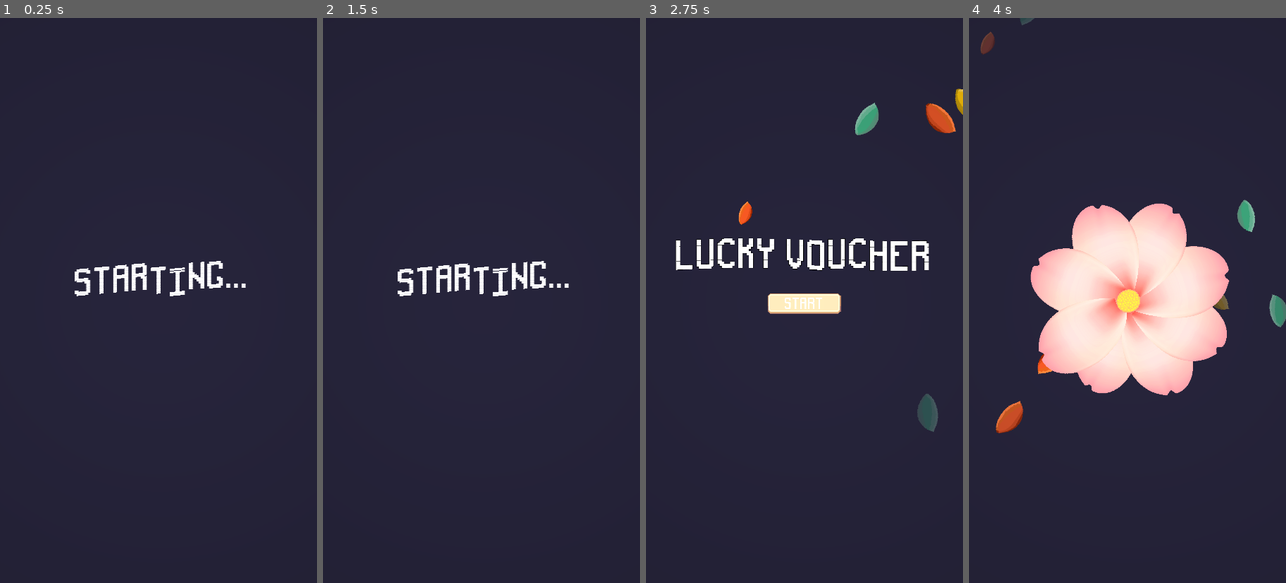
Above: before the commit, frames 1-4 (left to right).
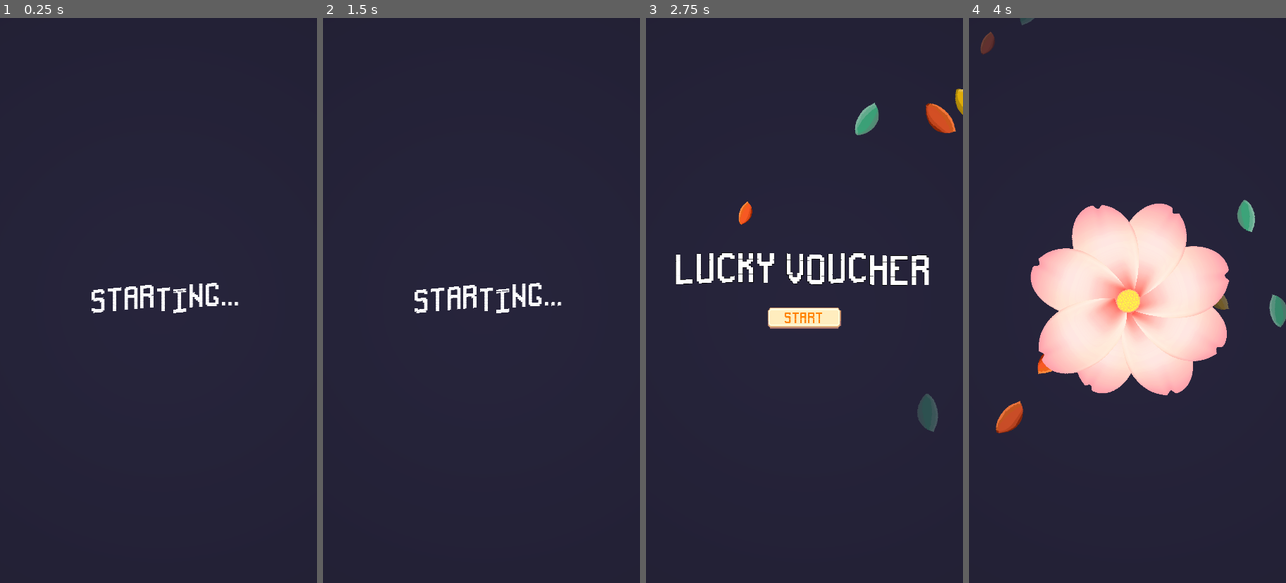
Above: after the commit, the same moments.

Repository: yv0503/DoesSheLovesMe
Game: Godot game, scene res://scenes/tcsn/menus/loading.tscn
The game is run twice, just before and just after one commit, with the same random seed, the same clock (stepped at 60 frames per second) and the same inputs. Before the commit the project starts from res://scenes/tcsn/loading.tscn.
Inputs (mouse positions are in pixels of both pictures, inside the frame that each line leads up to):
- Up to frame 1 (0.25 s): no input
- Up to frame 2 (1.5 s): no input
- Up to frame 3 (2.75 s): no input
- Up to frame 4 (4 s): click "Start" at 2.75 s; click (1111, 351) at 3.5 s

The runs differ from the first frame. In frame 1, 1.7% of the frame differs, in the area x 23-78%, y 43-53%; in frame 2, 1.7%; in frame 3, 4.1%, in the area x 9-90%, y 38-55%; in frame 4, nothing differs.

Commit message:
Fixed Pathing

Diff:
--- a/project.godot
+++ b/project.godot
@@ -11,7 +11,7 @@
 [application]
 
 config/name="lovemenot"
-run/main_scene="res://scenes/tcsn/loading.tscn"
+run/main_scene="res://scenes/tcsn/menus/loading.tscn"
 config/features=PackedStringArray("4.3", "Mobile")
 boot_splash/bg_color=Color(0, 0, 0, 1)
 boot_splash/image="res://sprites/backgrounds/bootsplash.png"
@@ -21,7 +21,7 @@
 
 [autoload]
 
-Transition="*res://scenes/tcsn/transition.tscn"
+Transition="*res://scenes/tcsn/graphics/transition.tscn"
 Global="*res://scenes/scripts/loser_winner.gd"
 
 [display]
--- a/scenes/scripts/loading.gd
+++ b/scenes/scripts/loading.gd
@@ -1,4 +1,4 @@
 extends Node2D
 
 func _on_timer_timeout() -> void:
-	get_tree().change_scene_to_file("res://scenes/tcsn/menu.tscn")
+	get_tree().change_scene_to_file("res://scenes/tcsn/menus/menu.tscn")
--- a/scenes/scripts/petal_1.gd
+++ b/scenes/scripts/petal_1.gd
@@ -16,9 +16,9 @@
 		Global.win_lose = false
 		Global.num +=1
 	if Global.win_lose == true && Global.num == 8:
-		get_tree().change_scene_to_file("res://scenes/tcsn/winner.tscn")
+		get_tree().change_scene_to_file("res://scenes/tcsn/menus/winner.tscn")
 	if Global.win_lose == false && Global.num == 8:
-		get_tree().change_scene_to_file("res://scenes/tcsn/loser.tscn")
+		get_tree().change_scene_to_file("res://scenes/tcsn/menus/loser.tscn")
 
 func petal_anim():
 	petal.play("petal_pull")
--- a/scenes/scripts/start.gd
+++ b/scenes/scripts/start.gd
@@ -9,13 +9,13 @@
 	await Transition.on_transition_finished
 	for x in range(0, 50):
 		if (rndInt == x):
-			get_tree().change_scene_to_file("res://scenes/tcsn/voucher.tscn")
+			get_tree().change_scene_to_file("res://scenes/tcsn/vouchers/voucher.tscn")
 	for x in range(51,100):
 		if(rndInt == x):
-			get_tree().change_scene_to_file("res://scenes/tcsn/voucher_2.tscn")
+			get_tree().change_scene_to_file("res://scenes/tcsn/vouchers/voucher_2.tscn")
 	for x in range(101,150):
 		if(rndInt == x):
-			get_tree().change_scene_to_file("res://scenes/tcsn/voucher_3.tscn")
+			get_tree().change_scene_to_file("res://scenes/tcsn/vouchers/voucher_3.tscn")
 
 func _on_pressed() -> void:
 	on_start_play()
--- a/scenes/tcsn/background.tscn
+++ b/scenes/tcsn/graphics/background.tscn
@@ -1,9 +1,9 @@
 [gd_scene load_steps=11 format=3 uid="uid://b41i36u7wnmb8"]
 
 [ext_resource type="Texture2D" uid="uid://djiy52biympwj" path="res://sprites/backgrounds/bootsplash.png" id="1_bxsof"]
-[ext_resource type="Texture2D" uid="uid://bnbwfl1u24461" path="res://sprites/leaf_particles_1.png" id="2_0woxe"]
-[ext_resource type="Texture2D" uid="uid://cequ12y1o751y" path="res://sprites/leaf_particles_2.png" id="3_nw1xf"]
-[ext_resource type="Texture2D" uid="uid://drfihf585j4lk" path="res://sprites/leaf_particles_3.png" id="4_cef8d"]
+[ext_resource type="Texture2D" uid="uid://bnbwfl1u24461" path="res://sprites/particles/leaf_particles_1.png" id="2_0woxe"]
+[ext_resource type="Texture2D" uid="uid://cequ12y1o751y" path="res://sprites/particles/leaf_particles_2.png" id="3_nw1xf"]
+[ext_resource type="Texture2D" uid="uid://drfihf585j4lk" path="res://sprites/particles/leaf_particles_3.png" id="4_cef8d"]
 
 [sub_resource type="CanvasItemMaterial" id="CanvasItemMaterial_a1so4"]
 particles_animation = true
--- a/scenes/tcsn/loading.tscn
+++ /dev/null
@@ -1,49 +0,0 @@
-[gd_scene load_steps=7 format=3 uid="uid://526l6b3w5kkd"]
-
-[ext_resource type="Texture2D" uid="uid://djiy52biympwj" path="res://sprites/backgrounds/bootsplash.png" id="1_eovc8"]
-[ext_resource type="Script" path="res://scenes/scripts/loading.gd" id="1_tbewt"]
-[ext_resource type="PackedScene" uid="uid://db70m0rumfcl5" path="res://scenes/tcsn/lighting.tscn" id="2_6b1q3"]
-[ext_resource type="Shader" path="res://scenes/shaders/wavetext.gdshader" id="2_584gd"]
-[ext_resource type="FontFile" uid="uid://2gm83ci1c064" path="res://sprites/fonts/pixelFont-7-8x14-sproutLands.ttf" id="3_j7mkx"]
-
-[sub_resource type="ShaderMaterial" id="ShaderMaterial_0in1m"]
-shader = ExtResource("2_584gd")
-shader_parameter/height = 10.0
-shader_parameter/frequency = 5.0
-shader_parameter/speed = 5.0
-
-[node name="Loading" type="Node2D"]
-script = ExtResource("1_tbewt")
-
-[node name="lighting" parent="." instance=ExtResource("2_6b1q3")]
-
-[node name="Timer" type="Timer" parent="."]
-wait_time = 2.0
-one_shot = true
-autostart = true
-
-[node name="Sprite2D" type="Sprite2D" parent="."]
-position = Vector2(567, 892)
-scale = Vector2(2.3272, 2.3272)
-texture = ExtResource("1_eovc8")
-
-[node name="Label" type="Label" parent="Sprite2D"]
-material = SubResource("ShaderMaterial_0in1m")
-anchors_preset = 8
-anchor_left = 0.5
-anchor_top = 0.5
-anchor_right = 0.5
-anchor_bottom = 0.5
-offset_left = -1010.52
-offset_top = -1189.03
-offset_right = -79.5229
-offset_bottom = -725.031
-grow_horizontal = 2
-grow_vertical = 2
-theme_override_fonts/font = ExtResource("3_j7mkx")
-theme_override_font_sizes/font_size = 50
-text = "Starting..."
-horizontal_alignment = 1
-vertical_alignment = 1
-
-[connection signal="timeout" from="Timer" to="." method="_on_timer_timeout"]
--- /dev/null
+++ b/scenes/tcsn/menus/loading.tscn
@@ -0,0 +1,51 @@
+[gd_scene load_steps=7 format=3 uid="uid://526l6b3w5kkd"]
+
+[ext_resource type="Script" path="res://scenes/scripts/loading.gd" id="1_sme4n"]
+[ext_resource type="PackedScene" uid="uid://db70m0rumfcl5" path="res://scenes/tcsn/graphics/lighting.tscn" id="2_v7eyi"]
+[ext_resource type="Texture2D" uid="uid://djiy52biympwj" path="res://sprites/backgrounds/bootsplash.png" id="3_gk3k3"]
+[ext_resource type="Shader" path="res://scenes/shaders/wavetext.gdshader" id="4_xucow"]
+[ext_resource type="FontFile" uid="uid://2gm83ci1c064" path="res://sprites/fonts/pixelFont-7-8x14-sproutLands.ttf" id="5_amfya"]
+
+[sub_resource type="ShaderMaterial" id="ShaderMaterial_0in1m"]
+shader = ExtResource("4_xucow")
+shader_parameter/height = 10.0
+shader_parameter/frequency = 5.0
+shader_parameter/speed = 5.0
+
+[node name="Loading" type="Node2D"]
+script = ExtResource("1_sme4n")
+
+[node name="lighting" parent="." instance=ExtResource("2_v7eyi")]
+
+[node name="Timer" type="Timer" parent="."]
+wait_time = 2.0
+one_shot = true
+autostart = true
+
+[node name="Sprite2D" type="Sprite2D" parent="."]
+position = Vector2(567, 892)
+scale = Vector2(2.3272, 2.3272)
+texture = ExtResource("3_gk3k3")
+
+[node name="Label" type="Label" parent="."]
+material = SubResource("ShaderMaterial_0in1m")
+anchors_preset = 8
+anchor_left = 0.5
+anchor_top = 0.5
+anchor_right = 0.5
+anchor_bottom = 0.5
+offset_left = 440.0
+offset_top = 940.0
+offset_right = 696.0
+offset_bottom = 982.0
+grow_horizontal = 2
+grow_vertical = 2
+scale = Vector2(2, 2)
+pivot_offset = Vector2(128, 21)
+theme_override_fonts/font = ExtResource("5_amfya")
+theme_override_font_sizes/font_size = 50
+text = "Starting..."
+horizontal_alignment = 1
+vertical_alignment = 1
+
+[connection signal="timeout" from="Timer" to="." method="_on_timer_timeout"]
--- a/scenes/tcsn/loser.tscn
+++ b/scenes/tcsn/menus/loser.tscn
@@ -1,15 +1,15 @@
 [gd_scene load_steps=21 format=3 uid="uid://cuebf00aglwjx"]
 
-[ext_resource type="PackedScene" uid="uid://db70m0rumfcl5" path="res://scenes/tcsn/lighting.tscn" id="1_1v2jx"]
-[ext_resource type="PackedScene" uid="uid://b41i36u7wnmb8" path="res://scenes/tcsn/background.tscn" id="1_2i3sw"]
-[ext_resource type="FontFile" uid="uid://2gm83ci1c064" path="res://sprites/fonts/pixelFont-7-8x14-sproutLands.ttf" id="1_pbirm"]
-[ext_resource type="Script" path="res://scenes/tcsn/popup.gd" id="1_pk2ws"]
-[ext_resource type="Shader" path="res://scenes/shaders/wavetext.gdshader" id="2_e8cib"]
-[ext_resource type="Texture2D" uid="uid://bcb1308m705nx" path="res://sprites/UI/UI Big Play Button.png" id="2_hvj5e"]
-[ext_resource type="LabelSettings" uid="uid://dd1o01iuf0xj5" path="res://scenes/font_settings/label_2.tres" id="3_e5yhn"]
-[ext_resource type="Script" path="res://scenes/scripts/start.gd" id="3_x6fib"]
-[ext_resource type="LabelSettings" uid="uid://cmrqtgl8q0d6m" path="res://scenes/font_settings/label_1.tres" id="4_qlkqa"]
-[ext_resource type="Script" path="res://scenes/scripts/jokes.gd" id="5_xpme0"]
+[ext_resource type="PackedScene" uid="uid://b41i36u7wnmb8" path="res://scenes/tcsn/graphics/background.tscn" id="1_0xils"]
+[ext_resource type="PackedScene" uid="uid://db70m0rumfcl5" path="res://scenes/tcsn/graphics/lighting.tscn" id="2_8mxr3"]
+[ext_resource type="Script" path="res://scenes/scripts/popup.gd" id="3_csri6"]
+[ext_resource type="Shader" path="res://scenes/shaders/wavetext.gdshader" id="4_cngcm"]
+[ext_resource type="LabelSettings" uid="uid://dd1o01iuf0xj5" path="res://scenes/font_settings/label_2.tres" id="5_m25in"]
+[ext_resource type="LabelSettings" uid="uid://cmrqtgl8q0d6m" path="res://scenes/font_settings/label_1.tres" id="6_4ejjg"]
+[ext_resource type="Script" path="res://scenes/scripts/jokes.gd" id="7_ka0fp"]
+[ext_resource type="FontFile" uid="uid://2gm83ci1c064" path="res://sprites/fonts/pixelFont-7-8x14-sproutLands.ttf" id="8_7nsmc"]
+[ext_resource type="Texture2D" uid="uid://bcb1308m705nx" path="res://sprites/UI/UI Big Play Button.png" id="9_ydmxj"]
+[ext_resource type="Script" path="res://scenes/scripts/start.gd" id="10_aktd1"]
 
 [sub_resource type="Animation" id="Animation_oikoa"]
 length = 0.001
@@ -35,7 +35,7 @@
 tracks/0/interp = 1
 tracks/0/loop_wrap = true
 tracks/0/keys = {
-"times": PackedFloat32Array(0, 0.366667, 0.533333),
+"times": PackedFloat32Array(0, 0.333333, 0.533333),
 "transitions": PackedFloat32Array(1, 1, 1),
 "update": 0,
 "values": [Vector2(0, 0), Vector2(1.5, 1.5), Vector2(1, 1)]
@@ -62,34 +62,34 @@
 [sub_resource type="StyleBoxEmpty" id="StyleBoxEmpty_pqnce"]
 
 [sub_resource type="StyleBoxTexture" id="StyleBoxTexture_58ykg"]
-texture = ExtResource("2_hvj5e")
+texture = ExtResource("9_ydmxj")
 region_rect = Rect2(3, 2, 90, 27)
 
 [sub_resource type="StyleBoxTexture" id="StyleBoxTexture_mapqg"]
-texture = ExtResource("2_hvj5e")
+texture = ExtResource("9_ydmxj")
 region_rect = Rect2(3, 2, 90, 27)
 
 [sub_resource type="StyleBoxTexture" id="StyleBoxTexture_fxv5p"]
-texture = ExtResource("2_hvj5e")
+texture = ExtResource("9_ydmxj")
 region_rect = Rect2(99, 4, 90, 25)
 
 [sub_resource type="StyleBoxTexture" id="StyleBoxTexture_ajfvx"]
-texture = ExtResource("2_hvj5e")
+texture = ExtResource("9_ydmxj")
 region_rect = Rect2(3, 2, 90, 27)
 
 [node name="loser" type="Node2D"]
 
-[node name="background" parent="." instance=ExtResource("1_2i3sw")]
+[node name="background" parent="." instance=ExtResource("1_0xils")]
 position = Vector2(-32, -16)
 
-[node name="lighting" parent="." instance=ExtResource("1_1v2jx")]
+[node name="lighting" parent="." instance=ExtResource("2_8mxr3")]
 
 [node name="loser_menu" type="Control" parent="."]
 layout_mode = 3
 anchors_preset = 0
 scale = Vector2(0.1, 0.1)
 pivot_offset = Vector2(540, 960)
-script = ExtResource("1_pk2ws")
+script = ExtResource("3_csri6")
 
 [node name="AnimationPlayer" type="AnimationPlayer" parent="loser_menu"]
 libraries = {
--- a/scenes/tcsn/menu.tscn
+++ b/scenes/tcsn/menus/menu.tscn
@@ -1,11 +1,11 @@
 [gd_scene load_steps=16 format=3 uid="uid://rmwqxvbngjwq"]
 
 [ext_resource type="FontFile" uid="uid://2gm83ci1c064" path="res://sprites/fonts/pixelFont-7-8x14-sproutLands.ttf" id="1_aujm4"]
-[ext_resource type="PackedScene" uid="uid://db70m0rumfcl5" path="res://scenes/tcsn/lighting.tscn" id="1_ewffr"]
+[ext_resource type="PackedScene" uid="uid://db70m0rumfcl5" path="res://scenes/tcsn/graphics/lighting.tscn" id="1_ewffr"]
 [ext_resource type="Script" path="res://scenes/scripts/start.gd" id="1_ffh8t"]
 [ext_resource type="Texture2D" uid="uid://bcb1308m705nx" path="res://sprites/UI/UI Big Play Button.png" id="2_pfqfb"]
 [ext_resource type="Shader" path="res://scenes/shaders/background.gdshader" id="2_vln7t"]
-[ext_resource type="PackedScene" uid="uid://b41i36u7wnmb8" path="res://scenes/tcsn/background.tscn" id="3_ce1kg"]
+[ext_resource type="PackedScene" uid="uid://b41i36u7wnmb8" path="res://scenes/tcsn/graphics/background.tscn" id="3_ce1kg"]
 [ext_resource type="Shader" path="res://scenes/shaders/wavetext.gdshader" id="5_2foi7"]
 
 [sub_resource type="ShaderMaterial" id="ShaderMaterial_jcb36"]
@@ -65,8 +65,8 @@
 layout_mode = 1
 anchors_preset = 10
 anchor_right = 1.0
-offset_top = 751.0
-offset_bottom = 865.0
+offset_top = 800.0
+offset_bottom = 914.0
 grow_horizontal = 2
 theme_override_colors/font_color = Color(1, 1, 1, 1)
 theme_override_colors/font_shadow_color = Color(0, 0, 0, 1)
@@ -78,7 +78,7 @@
 vertical_alignment = 1
 uppercase = true
 
-[node name="Start" type="Button" parent="."]
+[node name="Start" type="Button" parent="Label"]
 layout_mode = 1
 anchors_preset = 8
 anchor_left = 0.5
@@ -86,9 +86,9 @@
 anchor_right = 0.5
 anchor_bottom = 0.5
 offset_left = -126.0
-offset_top = 254.0
+offset_top = 128.0
 offset_right = 124.0
-offset_bottom = 324.0
+offset_bottom = 198.0
 grow_horizontal = 2
 grow_vertical = 2
 theme_override_colors/font_color = Color(0.982187, 0.444732, 0, 1)
@@ -104,4 +104,4 @@
 "
 script = ExtResource("1_ffh8t")
 
-[connection signal="pressed" from="Start" to="Start" method="_on_pressed"]
+[connection signal="pressed" from="Label/Start" to="Label/Start" method="_on_pressed"]
--- a/scenes/tcsn/winner.tscn
+++ b/scenes/tcsn/menus/winner.tscn
@@ -1,11 +1,11 @@
 [gd_scene load_steps=19 format=3 uid="uid://b6ilukhr81a24"]
 
-[ext_resource type="PackedScene" uid="uid://b41i36u7wnmb8" path="res://scenes/tcsn/background.tscn" id="1_jsjr3"]
-[ext_resource type="PackedScene" uid="uid://db70m0rumfcl5" path="res://scenes/tcsn/lighting.tscn" id="1_mdieb"]
+[ext_resource type="PackedScene" uid="uid://b41i36u7wnmb8" path="res://scenes/tcsn/graphics/background.tscn" id="1_jsjr3"]
+[ext_resource type="PackedScene" uid="uid://db70m0rumfcl5" path="res://scenes/tcsn/graphics/lighting.tscn" id="1_mdieb"]
 [ext_resource type="Shader" path="res://scenes/shaders/wavetext.gdshader" id="2_5ci16"]
 [ext_resource type="LabelSettings" uid="uid://dd1o01iuf0xj5" path="res://scenes/font_settings/label_2.tres" id="3_10vgk"]
-[ext_resource type="Script" path="res://scenes/tcsn/popup.gd" id="3_e0b0f"]
-[ext_resource type="PackedScene" uid="uid://blbwx1inb1rui" path="res://scenes/tcsn/qr_code.tscn" id="4_ggipo"]
+[ext_resource type="Script" path="res://scenes/scripts/popup.gd" id="3_e0b0f"]
+[ext_resource type="PackedScene" uid="uid://blbwx1inb1rui" path="res://scenes/tcsn/qr_request/qr_code.tscn" id="4_ggipo"]
 [ext_resource type="FontFile" uid="uid://2gm83ci1c064" path="res://sprites/fonts/pixelFont-7-8x14-sproutLands.ttf" id="7_h57ye"]
 [ext_resource type="Texture2D" uid="uid://bcb1308m705nx" path="res://sprites/UI/UI Big Play Button.png" id="8_x56im"]
 [ext_resource type="Script" path="res://scenes/scripts/start.gd" id="9_6oau7"]
@@ -40,7 +40,7 @@
 tracks/0/interp = 1
 tracks/0/loop_wrap = true
 tracks/0/keys = {
-"times": PackedFloat32Array(0, 0.4, 0.6),
+"times": PackedFloat32Array(0, 0.333333, 0.533333),
 "transitions": PackedFloat32Array(1, 1, 1),
 "update": 0,
 "values": [Vector2(0, 0), Vector2(1.5, 1.5), Vector2(1, 1)]
--- a/scenes/tcsn/qr_code.tscn
+++ b/scenes/tcsn/qr_request/qr_code.tscn
@@ -2,7 +2,7 @@
 
 [ext_resource type="Script" path="res://scenes/scripts/QRCODE/qr_view.gd" id="1_m8c73"]
 [ext_resource type="LabelSettings" uid="uid://cmrqtgl8q0d6m" path="res://scenes/font_settings/label_1.tres" id="2_g87b8"]
-[ext_resource type="PackedScene" uid="uid://bg7ncxbfjjhl" path="res://scenes/tcsn/request.tscn" id="3_u6qgf"]
+[ext_resource type="PackedScene" uid="uid://bg7ncxbfjjhl" path="res://scenes/tcsn/qr_request/request.tscn" id="3_u6qgf"]
 
 [node name="QRView" type="Control" node_paths=PackedStringArray("text_label", "qr_code_image")]
 layout_mode = 3
--- a/scenes/tcsn/voucher.tscn
+++ b/scenes/tcsn/vouchers/voucher.tscn
@@ -1,8 +1,8 @@
 [gd_scene load_steps=4 format=3 uid="uid://kouuk0og25gm"]
 
-[ext_resource type="PackedScene" uid="uid://db70m0rumfcl5" path="res://scenes/tcsn/lighting.tscn" id="1_iynlf"]
-[ext_resource type="PackedScene" uid="uid://b41i36u7wnmb8" path="res://scenes/tcsn/background.tscn" id="1_m1ai5"]
-[ext_resource type="PackedScene" uid="uid://bal75n0hj545r" path="res://scenes/tcsn/flower.tscn" id="1_xv16y"]
+[ext_resource type="PackedScene" uid="uid://db70m0rumfcl5" path="res://scenes/tcsn/graphics/lighting.tscn" id="1_iynlf"]
+[ext_resource type="PackedScene" uid="uid://b41i36u7wnmb8" path="res://scenes/tcsn/graphics/background.tscn" id="1_m1ai5"]
+[ext_resource type="PackedScene" uid="uid://bal75n0hj545r" path="res://scenes/tcsn/flowers/flower.tscn" id="1_xv16y"]
 
 [node name="Voucher" type="Node2D"]
 
--- a/scenes/tcsn/voucher_2.tscn
+++ b/scenes/tcsn/vouchers/voucher_2.tscn
@@ -1,8 +1,8 @@
 [gd_scene load_steps=4 format=3 uid="uid://oiy6bdpodufc"]
 
-[ext_resource type="PackedScene" uid="uid://db70m0rumfcl5" path="res://scenes/tcsn/lighting.tscn" id="1_lioaf"]
-[ext_resource type="PackedScene" uid="uid://b41i36u7wnmb8" path="res://scenes/tcsn/background.tscn" id="2_r0pbc"]
-[ext_resource type="PackedScene" uid="uid://boic7xc08i4gr" path="res://scenes/tcsn/flower_2.tscn" id="3_exhn6"]
+[ext_resource type="PackedScene" uid="uid://db70m0rumfcl5" path="res://scenes/tcsn/graphics/lighting.tscn" id="1_lioaf"]
+[ext_resource type="PackedScene" uid="uid://b41i36u7wnmb8" path="res://scenes/tcsn/graphics/background.tscn" id="2_r0pbc"]
+[ext_resource type="PackedScene" uid="uid://boic7xc08i4gr" path="res://scenes/tcsn/flowers/flower_2.tscn" id="3_exhn6"]
 
 [node name="Voucher" type="Node2D"]
 
--- a/scenes/tcsn/voucher_3.tscn
+++ b/scenes/tcsn/vouchers/voucher_3.tscn
@@ -1,8 +1,8 @@
 [gd_scene load_steps=4 format=3 uid="uid://cg56s1mrtk4yw"]
 
-[ext_resource type="PackedScene" uid="uid://db70m0rumfcl5" path="res://scenes/tcsn/lighting.tscn" id="1_cmhy6"]
-[ext_resource type="PackedScene" uid="uid://b41i36u7wnmb8" path="res://scenes/tcsn/background.tscn" id="2_p7yuw"]
-[ext_resource type="PackedScene" uid="uid://ba6f0q71aj6f3" path="res://scenes/tcsn/flower_3.tscn" id="3_yhixe"]
+[ext_resource type="PackedScene" uid="uid://db70m0rumfcl5" path="res://scenes/tcsn/graphics/lighting.tscn" id="1_cmhy6"]
+[ext_resource type="PackedScene" uid="uid://b41i36u7wnmb8" path="res://scenes/tcsn/graphics/background.tscn" id="2_p7yuw"]
+[ext_resource type="PackedScene" uid="uid://ba6f0q71aj6f3" path="res://scenes/tcsn/flowers/flower_3.tscn" id="3_yhixe"]
 
 [node name="Voucher" type="Node2D"]
 
Renamed: scenes/tcsn/popup.gd -> scenes/scripts/popup.gd
Renamed: scenes/tcsn/flower.tscn -> scenes/tcsn/flowers/flower.tscn
Renamed: scenes/tcsn/flower_2.tscn -> scenes/tcsn/flowers/flower_2.tscn
Renamed: scenes/tcsn/flower_3.tscn -> scenes/tcsn/flowers/flower_3.tscn
Renamed: scenes/tcsn/lighting.tscn -> scenes/tcsn/graphics/lighting.tscn
Renamed: scenes/tcsn/transition.tscn -> scenes/tcsn/graphics/transition.tscn
Not shown: 5 places in scenes/tcsn/menus/loser.tscn that only renumber resources
Renamed: scenes/tcsn/request.tscn -> scenes/tcsn/qr_request/request.tscn
Renamed: sprites/leaf_particles_1.png -> sprites/particles/leaf_particles_1.png
Not shown, changed: sprites/particles/leaf_particles_1.png.import
Renamed: sprites/leaf_particles_2.png -> sprites/particles/leaf_particles_2.png
Not shown, changed: sprites/particles/leaf_particles_2.png.import
(and 2 more such lines)
